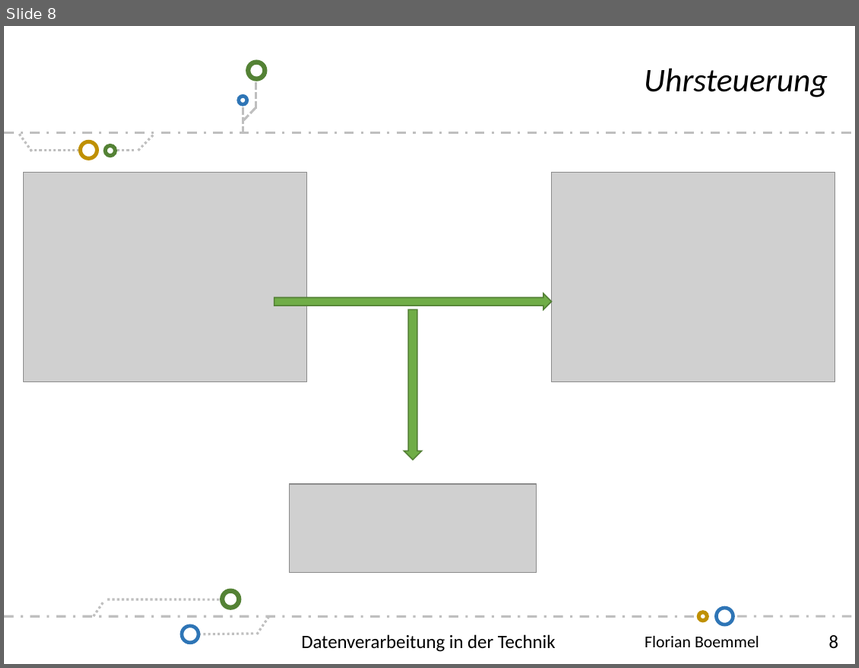
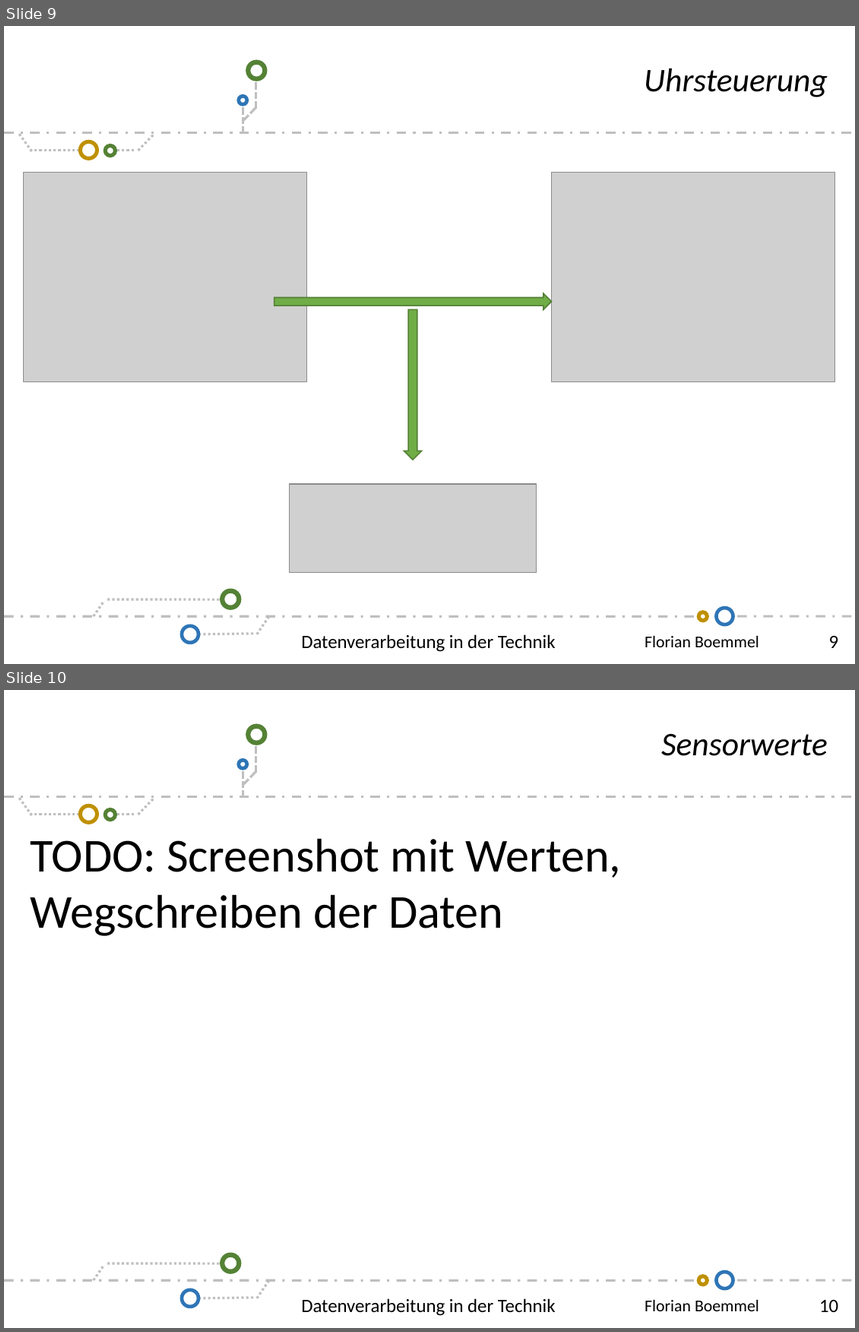
Before and after one commit to scd42636/DT_WS1718_02_StarCar, a slide deck: dokumentation/bof31844/Folien-Florian-Boemmel.pptx. Shown one above the other, each under a label of ours: slide 8 before the commit, slides 9 and 10 after it. The pictures are 859x668 and 859x1332 pixels, drawn with LibreOffice and Linux fonts; fonts in the diff are those of the drawing; grey boxes stand for pictures; background and template pictures are left out. Boxes give left, top, right and bottom in pixels: in the first picture for what was removed or moved away, otherwise in the second. Text is boxed around its words. In the diff, an @@ line names an element or a change of style, - is before the commit and + after.

```diff
--- a/dokumentation/bof31844/Folien-Florian-Boemmel.pptx
+++ b/dokumentation/bof31844/Folien-Florian-Boemmel.pptx
@@ slide 10 added at [4, 690, 855, 1328], background #FFFFFF; not listed: 24 template elements that a slide beside it also shows @@
@@ text added at [661, 733, 828, 756], 28 pt, text #000000, italic @@
+Sensorwerte
@@ text added at [30, 838, 621, 936], 40 pt, text #000000 @@
+TODO: Screenshot mit Werten, Wegschreiben der Daten
@@ text added at [301, 1299, 556, 1316], 16 pt, text #000000 @@
+Datenverarbeitung in der Technik
@@ what was slide 8 is now slide 9 @@
@@ page number at [829, 636, 839, 648]: text changed @@
-8
+9
```
Also in this commit, not shown: 4 slides changed, 1 other slide added, 2 other files.
